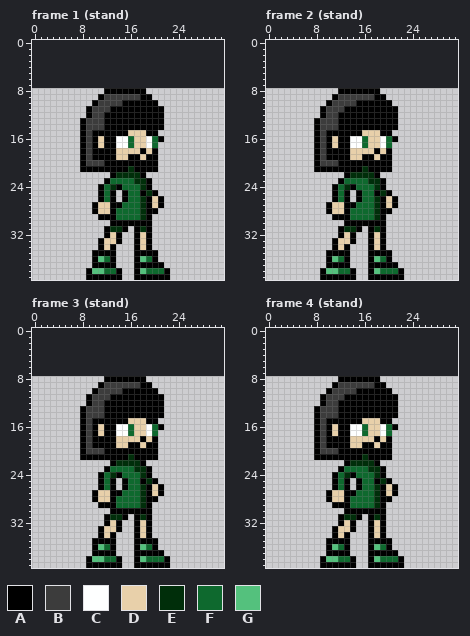
Two versions of one pixel-art file, public/game/entities/lulu.aseprite. The first picture shows the starting point.
32x32 pixels, 60 frames. Shown: frame 1 (stand), frame 2 (stand), frame 3 (stand), frame 4 (stand). The old version is drawn lined up with the new one, on the new canvas. The commit also changed other frames, which this record leaves out.
Palette (. is transparent): A #000000  B #3c3c3c  C #feffff  D #e8d0aa  E #002e0a  F #0e692e  G #54c17d
After the commit:
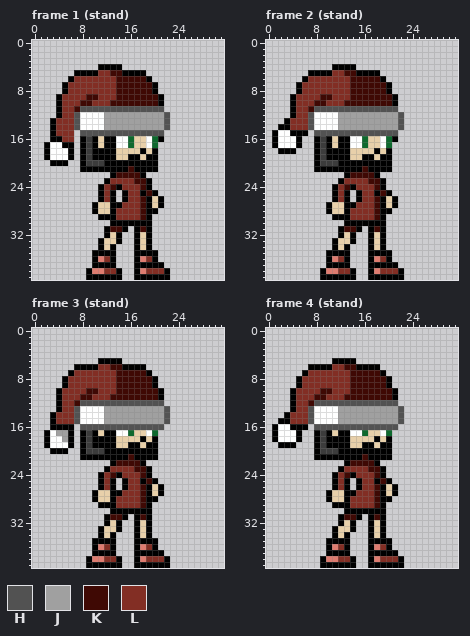
Colours new in this view: H #525252  J #a0a0a0  K #3f0904  L #822e24
Changes in this commit:
canvas 32x32 -> 32x40, the old top-left corner now at 0,8
colour G: #54c17d -> #de7c70
Frame 1 (stand):
y 4: x 11..14 .... -> AAAA
y 5: x 7..18 ............ -> AAAALLKKAAAA
y 6: x 6..19 .............. -> ALLLLLLLKKKKKA
y 7: x 5..20 ................ -> ALLLLLLLLKKKKKKA
y 8: x 5..20 .......AAAAAAA.. -> ALLLLLLLLKKKKKKA
y 9: x 4..21 .......ABBBBBBAA.. -> ALLLLKKLLLKKKKKKKA
y 10: x 4..21 ......ABBBBAAAAAA. -> ALLLKKLLLKKKKKKKKA
y 11: x 4..21 .....ABBBAAAAAAAAA -> ALLKHHHHHHHHHHHHHH
y 12: x 4..22 .....ABBAAAAAAAAAA. -> ALLHCCCCJJJJJJJJJJH
y 13..14: x 3..22 .....ABBBAAAAAAAAAA. -> ALLLHCCCCJJJJJJJJJJH
y 15: x 3..6 .... -> ALLL; x 8..21 ABAAAAAADDDAA. -> HHHHHHHHHHHHHH
y 16: x 3..6 .... -> AALL
y 17: x 2..6 ..... -> ACCAA
y 18..19: x 2..6 ..... -> ACCCA
y 20: x 3..5 ... -> AAA
y 21: x 16 E -> K
y 22: x 14..17 EEEE -> KKKK
y 23: x 13..18 FFFFEE -> LLLLKK
y 24: x 12..13 FE -> LK; x 15..18 FFFE -> LLLK
y 25: x 12 F -> L; x 16..17 FF -> LL; x 19 E -> K
y 26: x 12 F -> L; x 16..18 FFE -> LLK
y 27: x 15..18 FFFE -> LLLK
y 28..29: x 14..18 FFFFE -> LLLLK
y 31: x 13..14 EE -> KK; x 18 E -> K
y 36: x 12 F -> L; x 19 F -> L
y 38: x 12..13 FF -> LL; x 19..21 FFF -> LLL
Frame 2 (stand):
y 4: x 11..14 .... -> AAAA
y 5: x 7..18 ............ -> AAAALLKKAAAA
y 6: x 6..19 .............. -> ALLLLLLLKKKKKA
y 7: x 5..20 ................ -> ALLLLLLLLKKKKKKA
y 8: x 5..20 .......AAAAAAA.. -> ALLLLLLLLKKKKKKA
y 9: x 4..21 .......ABBBBBBAA.. -> ALLLLKKLLLKKKKKKKA
y 10: x 4..21 ......ABBBBAAAAAA. -> ALLLKKLLLKKKKKKKKA
y 11: x 4..21 .....ABBBAAAAAAAAA -> ALLKHHHHHHHHHHHHHH
y 12: x 4..22 .....ABBAAAAAAAAAA. -> ALLHCCCCJJJJJJJJJJH
y 13: x 3..22 .....ABBBAAAAAAAAAA. -> ALLLHCCCCJJJJJJJJJJH
y 14: x 2..22 ......ABBBAAAAAAAAAA. -> AALLLHCCCCJJJJJJJJJJH
y 15: x 1..6 ...... -> ACCAAA; x 8..21 ABAAAAAADDDAA. -> HHHHHHHHHHHHHH
y 16..17: x 1..5 ..... -> ACCCA
y 18: x 2..4 ... -> AAA
y 21: x 16 E -> K
y 22: x 14..17 EEEE -> KKKK
y 23: x 13..18 FFFFEE -> LLLLKK
y 24: x 12..13 FE -> LK; x 15..18 FFFE -> LLLK
y 25: x 12 F -> L; x 16..17 FF -> LL; x 19 E -> K
y 26: x 12 F -> L; x 16..18 FFE -> LLK
y 27: x 15..18 FFFE -> LLLK
y 28..29: x 14..18 FFFFE -> LLLLK
y 31: x 13..14 EE -> KK; x 18 E -> K
y 36: x 12 F -> L; x 19 F -> L
y 38: x 12..13 FF -> LL; x 19..21 FFF -> LLL
Frame 3 (stand):
y 5: x 11..14 .... -> AAAA
y 6: x 7..18 ............ -> AAAALLKKAAAA
y 7: x 6..19 .............. -> ALLLLLLLKKKKKA
y 8: x 5..20 .......AAAAAAA.. -> ALLLLLLLLKKKKKKA
y 9: x 5..20 ......ABBBBBBAA. -> ALLLLLLLLKKKKKKA
y 10: x 4..21 ......ABBBBAAAAAA. -> ALLLLKKLLLKKKKKKKA
y 11: x 4..20 .....ABBBAAAAAAAA -> ALLLKKLLLKKKKKKKK
y 12: x 4..21 .....ABBAAAAAAAAAA -> ALLKHHHHHHHHHHHHHH
y 13: x 4..22 ....ABBBAAAAAAAAAA. -> ALLHCCCCJJJJJJJJJJH
y 14: x 3..22 .....ABBBAAAAAAAAAA. -> ALLLHCCCCJJJJJJJJJJH
y 15: x 3..22 .....ABAAAAAADDDAA.. -> ALLLHCCCCJJJJJJJJJJH
y 16: x 3..6 .... -> AAAA; x 8..21 ABADAACCFDDCFA -> HHHHHHHHHHHHHH
y 17: x 2..6 ..... -> ACJJA
y 18: x 2..6 ..... -> ACCJA
y 19: x 2..6 ..... -> ACCCA
y 20: x 3..5 ... -> AAA
y 21: x 16 E -> K
y 22: x 14..17 EEEE -> KKKK
y 23: x 13..18 FFFFEE -> LLLLKK
y 24: x 12..13 FE -> LK; x 15..18 FFFE -> LLLK
y 25: x 12 F -> L; x 16..17 FF -> LL; x 19 E -> K
y 26: x 12 F -> L; x 16..18 FFE -> LLK
y 27: x 15..18 FFFE -> LLLK
y 28..29: x 14..18 FFFFE -> LLLLK
y 31: x 13..14 EE -> KK; x 18 E -> K
y 36: x 12 F -> L; x 19 F -> L
y 38: x 12..13 FF -> LL; x 19..21 FFF -> LLL
Frame 4 (stand):
y 5: x 11..14 .... -> AAAA
y 6: x 7..18 ............ -> AAAALLKKAAAA
y 7: x 6..19 .............. -> ALLLLLLLKKKKKA
y 8: x 5..20 .......AAAAAAA.. -> ALLLLLLLLKKKKKKA
y 9: x 5..20 ......ABBBBBBAA. -> ALLLLLLLLKKKKKKA
y 10: x 4..21 ......ABBBBAAAAAA. -> ALLLLKKLLLKKKKKKKA
y 11: x 4..20 .....ABBBAAAAAAAA -> ALLLKKLLLKKKKKKKK
y 12: x 4..21 .....ABBAAAAAAAAAA -> ALLKHHHHHHHHHHHHHH
y 13: x 4..22 ....ABBBAAAAAAAAAA. -> ALLHCCCCJJJJJJJJJJH
y 14: x 3..22 .....ABBBAAAAAAAAAA. -> ALLLHCCCCJJJJJJJJJJH
y 15: x 2..22 ......ABAAAAAADDDAA.. -> AALLLHCCCCJJJJJJJJJJH
y 16: x 1..6 ...... -> ACCAAA; x 8..21 ABADAACCFDDCFA -> HHHHHHHHHHHHHH
y 17..18: x 1..5 ..... -> ACCCA
y 19: x 2..4 ... -> AAA
y 21: x 16 E -> K
y 22: x 14..17 EEEE -> KKKK
y 23: x 13..18 FFFFEE -> LLLLKK
y 24: x 12..13 FE -> LK; x 15..18 FFFE -> LLLK
y 25: x 12 F -> L; x 16..17 FF -> LL; x 19 E -> K
y 26: x 12 F -> L; x 16..18 FFE -> LLK
y 27: x 15..18 FFFE -> LLLK
y 28..29: x 14..18 FFFFE -> LLLLK
y 31: x 13..14 EE -> KK; x 18 E -> K
y 36: x 12 F -> L; x 19 F -> L
y 38: x 12..13 FF -> LL; x 19..21 FFF -> LLL
